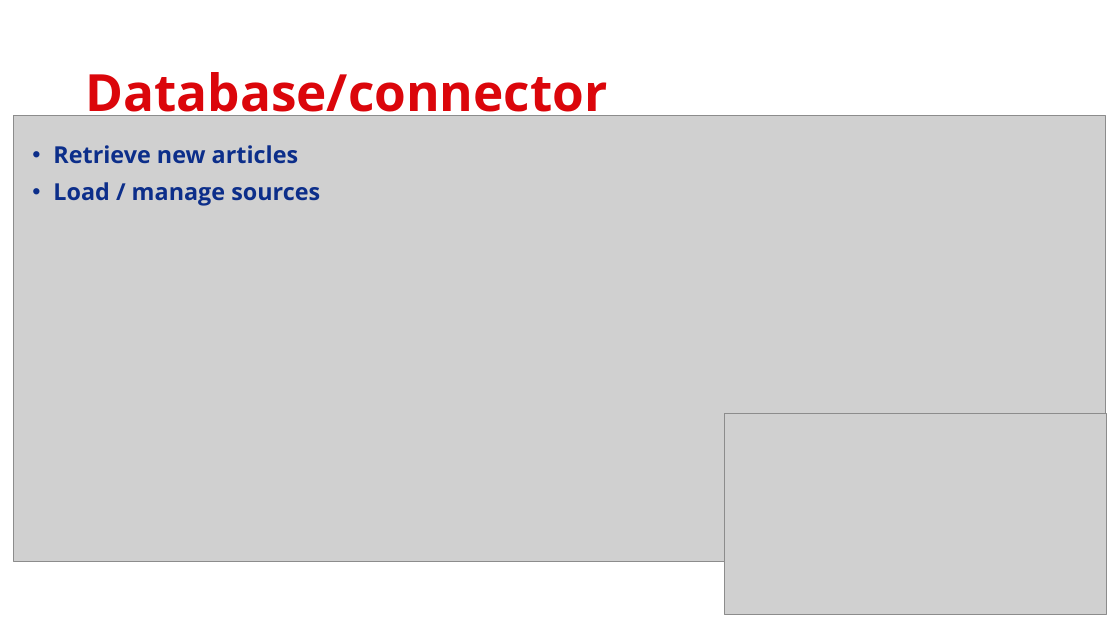
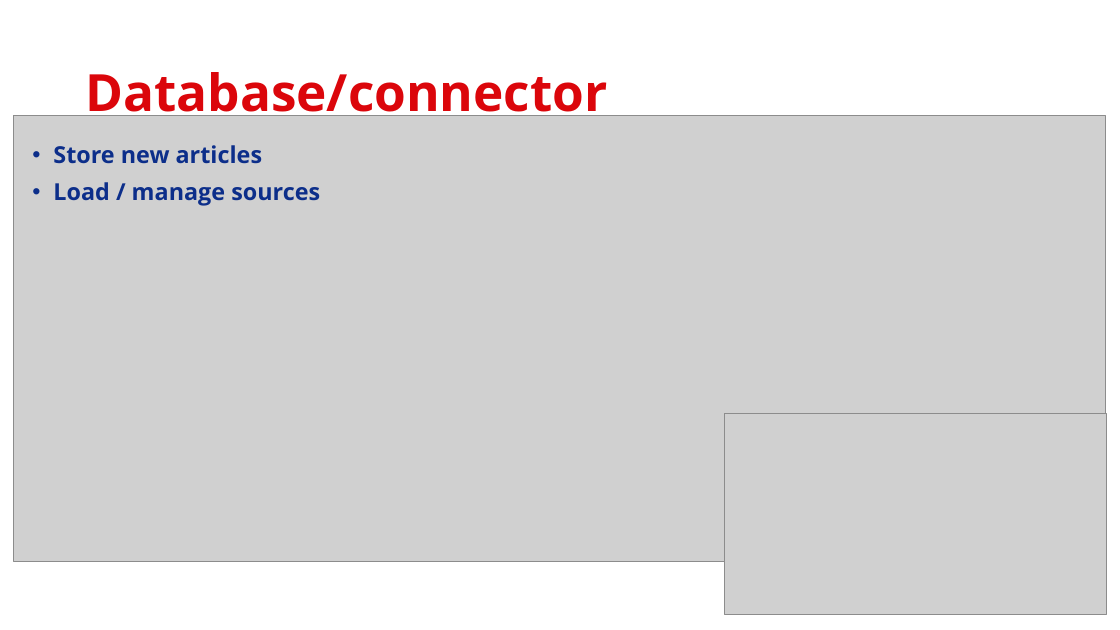
Before and after one commit to Adamanatite/nlp-global-news-monitor, a slide deck: slide 13 of research/Video Presentation D1.pptx (slide 12 before the commit). Drawn at 1120x630 pixels with LibreOffice and Linux fonts; fonts in the diff are those of the drawing; grey boxes stand for pictures. Boxes give left, top, right and bottom in pixels: in the first picture for what was removed or moved away, otherwise in the second. Text is boxed around its words. In the diff, an @@ line names an element or a change of style, - is before the commit and + after.

```diff
--- a/research/Video Presentation D1.pptx
+++ b/research/Video Presentation D1.pptx
@@ text at (53, 145, 262, 164): text changed @@
-• Retrieve new articles
+• Store new articles
```
Also in this commit, not shown: 8 other slides changed, 1 slide added, 5 other files.
